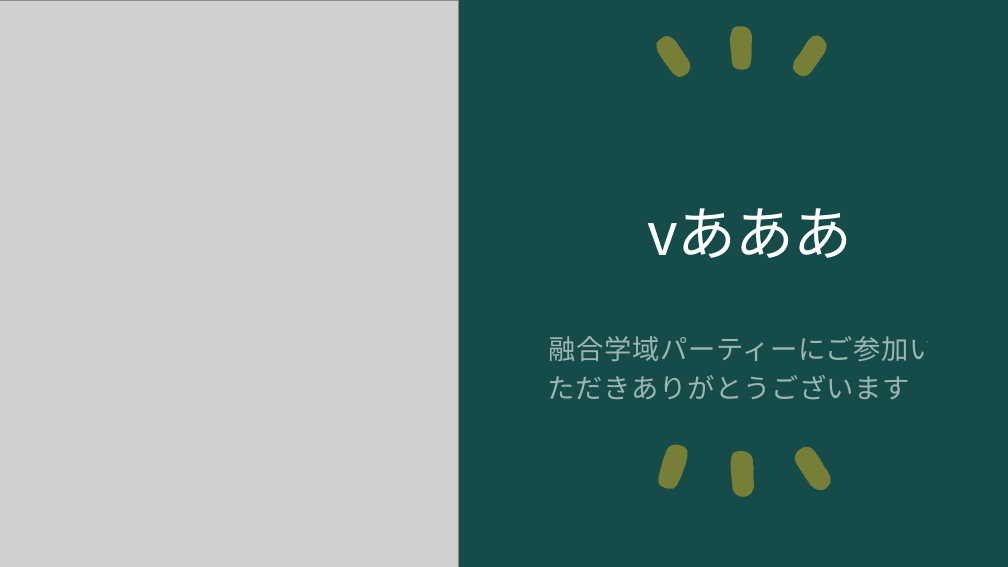
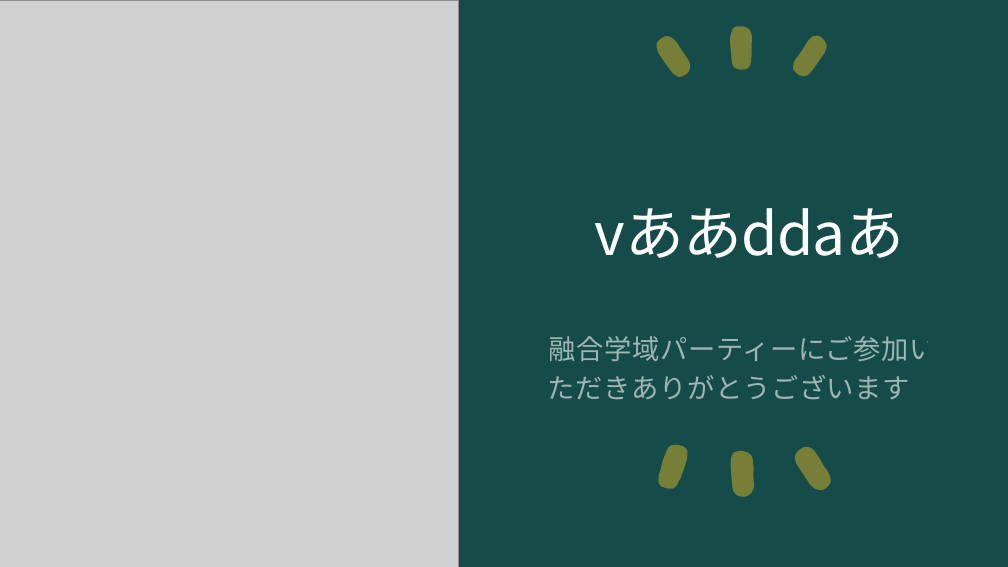
Before and after one commit to ogawa3427/utils, a slide deck: slide 1 of 2024quiz/quiz.pptx. Drawn at 1008x567 pixels with LibreOffice and Linux fonts; fonts in the diff are those of the drawing; grey boxes stand for pictures. Boxes give left, top, right and bottom in pixels: in the first picture for what was removed or moved away, otherwise in the second. Text is boxed around its words. In the diff, an @@ line names an element or a change of style, - is before the commit and + after.

Commit message:
adme

```diff
--- a/2024quiz/quiz.pptx
+++ b/2024quiz/quiz.pptx
@@ title at <box>595,208,905,258</box>: text changed @@
-vあああ
+vああddaあ
```
